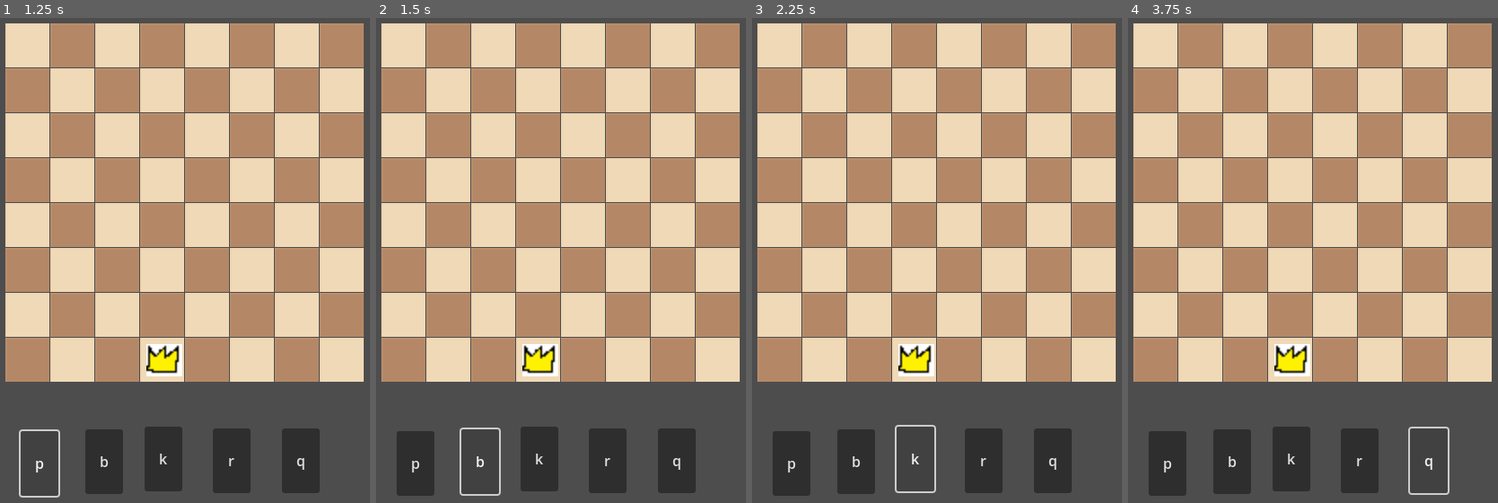
Above: before the commit, frames 1-4 (left to right).
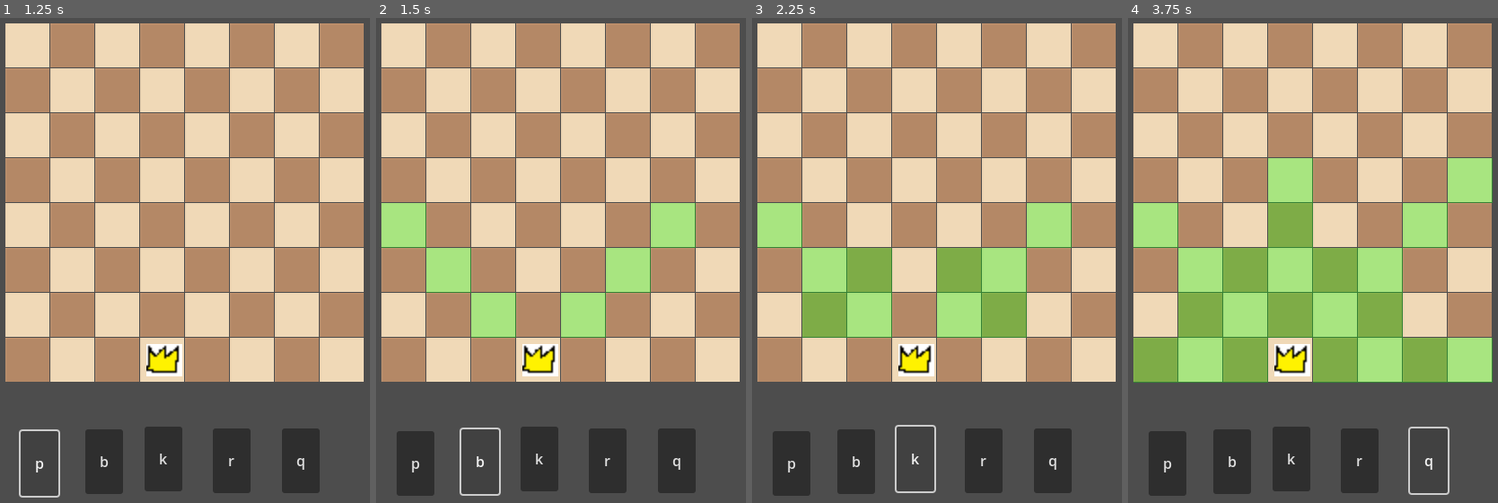
Above: after the commit, the same moments.

Repository: mljkvc/Blokejd-GameJam
Game: Godot game, scene res://scenes/manager.tscn
Two runs of this game, one before a commit and one after it. Both use one fixed random seed, a clock stepped at 60 frames per second and the inputs below.
Inputs:
- Up to frame 1 (1.25 s): click "p" at 0.5 s
- Up to frame 2 (1.5 s): click "b" at 1.25 s
- Up to frame 3 (2.25 s): click "k" at 2 s
- Up to frame 4 (3.75 s): click "r" at 2.75 s; click "q" at 3.5 s

Frame 1 is identical in both runs. In frame 2, 6.7% of the frame differs, in the area x 1-87%, y 38-66%; in frame 3, 11%; in frame 4, 25%, in the area x 1-99%, y 28-76%.

Commit message:
highlight dovrsen wheeeep

Diff:
--- a/scripts/choose_a_piece.gd
+++ b/scripts/choose_a_piece.gd
@@ -15,13 +15,13 @@
 
 
 func _on_pawn_pressed() -> void:
-	pass # Replace with function body.
+	emit_signal("piece_chosen", "pawn")
 
 func _on_bishop_pressed() -> void:
-	pass # Replace with function body.
+	emit_signal("piece_chosen", "bishop")
 
 func _on_knight_pressed() -> void:
-	pass # Replace with function body.
+	emit_signal("piece_chosen", "knight")
 
 
 func _on_rook_pressed() -> void:
@@ -29,4 +29,4 @@
 
 
 func _on_queen_pressed() -> void:
-	pass # Replace with function body.
+	emit_signal("piece_chosen", "queen")
--- a/scripts/main_scene.gd
+++ b/scripts/main_scene.gd
@@ -4,8 +4,9 @@
 
 var your_piece: String = "king"
 
-var your_current_tile: String = ""
+var your_current_tile: String = "d_1" #format a_1 ->(7,0)
 
+@onready var Board = $Board
 # Called when the node enters the scene tree for the first time.
 func _ready() -> void:
 	show_pieces_choice()
@@ -22,24 +23,66 @@
 	your_piece = piece_name
 	highlight_available_tiles()
 
+func is_valid(position: Vector2) -> bool:
+	if position.x < 0 or position.y < 0:
+		return false
+	if position.x > 7 or position.y > 7:
+		return false
+	return true
 
 func highlight_available_tiles() -> void:
 	var available_tiles_array: Array = []
+	var coord: Vector2 = tile_name_to_matrix_representation(your_current_tile)
 	if your_piece == "pawn":
-		pass
+		pass #pijuni zajebaniji nego sto deluju
 
 	if your_piece == "bishop":
-		pass
+		var new_coords = []
+		for i in range(1,4):
+			new_coords.append(coord + Vector2(i,i))
+			new_coords.append(coord + Vector2(-i,i))
+			new_coords.append(coord + Vector2(i,-i))
+			new_coords.append(coord + Vector2(-i,-i))
+		available_tiles_array = new_coords.filter(is_valid).map(matrix_representation_to_tile_name)
 
 	if your_piece == "knight":
-		pass
+		var new_coords = []
+		new_coords.append(coord + Vector2(1,2))
+		new_coords.append(coord + Vector2(1,-2))
+		new_coords.append(coord + Vector2(-1,2))
+		new_coords.append(coord + Vector2(-1,-2))
+		new_coords.append(coord + Vector2(2,1))
+		new_coords.append(coord + Vector2(2,-1))
+		new_coords.append(coord + Vector2(-2,1))
+		new_coords.append(coord + Vector2(-2,-1))
+		available_tiles_array = new_coords.filter(is_valid).map(matrix_representation_to_tile_name)
+
 
 	if your_piece == "rook":
-		pass
+		var new_coords = []
+		for i in range(1,4):
+			new_coords.append(coord + Vector2(0,i))
+			new_coords.append(coord + Vector2(0,-i))
+			new_coords.append(coord + Vector2(i,0))
+			new_coords.append(coord + Vector2(-i,0))
+		available_tiles_array = new_coords.filter(is_valid).map(matrix_representation_to_tile_name)
 
 	if your_piece == "queen":
-		pass
-
+		var new_coords = []
+		for i in range(1,5):
+			new_coords.append(coord + Vector2(i,i))
+			new_coords.append(coord + Vector2(-i,i))
+			new_coords.append(coord + Vector2(i,-i))
+			new_coords.append(coord + Vector2(-i,-i))
+			new_coords.append(coord + Vector2(0,i))
+			new_coords.append(coord + Vector2(0,-i))
+			new_coords.append(coord + Vector2(i,0))
+			new_coords.append(coord + Vector2(-i,0))
+		available_tiles_array = new_coords.filter(is_valid).map(matrix_representation_to_tile_name)
+	for tile in Board.get_children():
+		if tile.name in available_tiles_array:
+			if tile is Tile:
+				tile.highlight_available_squares()
 
 func tile_name_to_matrix_representation(tile_name: String) -> Vector2:
 	var parts = tile_name.split("_")
@@ -55,7 +98,8 @@
 	return Vector2(column_index, row_number)
 
 func matrix_representation_to_tile_name(matrix_representation: Vector2) -> String:
-	var column_letter = char('a'.unicode_at(0) + matrix_representation.x)
+	var column_letter = char('a'.unicode_at(0) + int(matrix_representation.x))
+
 	var row_number = matrix_representation.y + 1
 
 	return column_letter + "_" + str(row_number)
--- a/scripts/tile.gd
+++ b/scripts/tile.gd
@@ -1,4 +1,4 @@
-extends Node2D
+class_name Tile extends Node2D
 
 @onready var square: ColorRect = $Square
 
